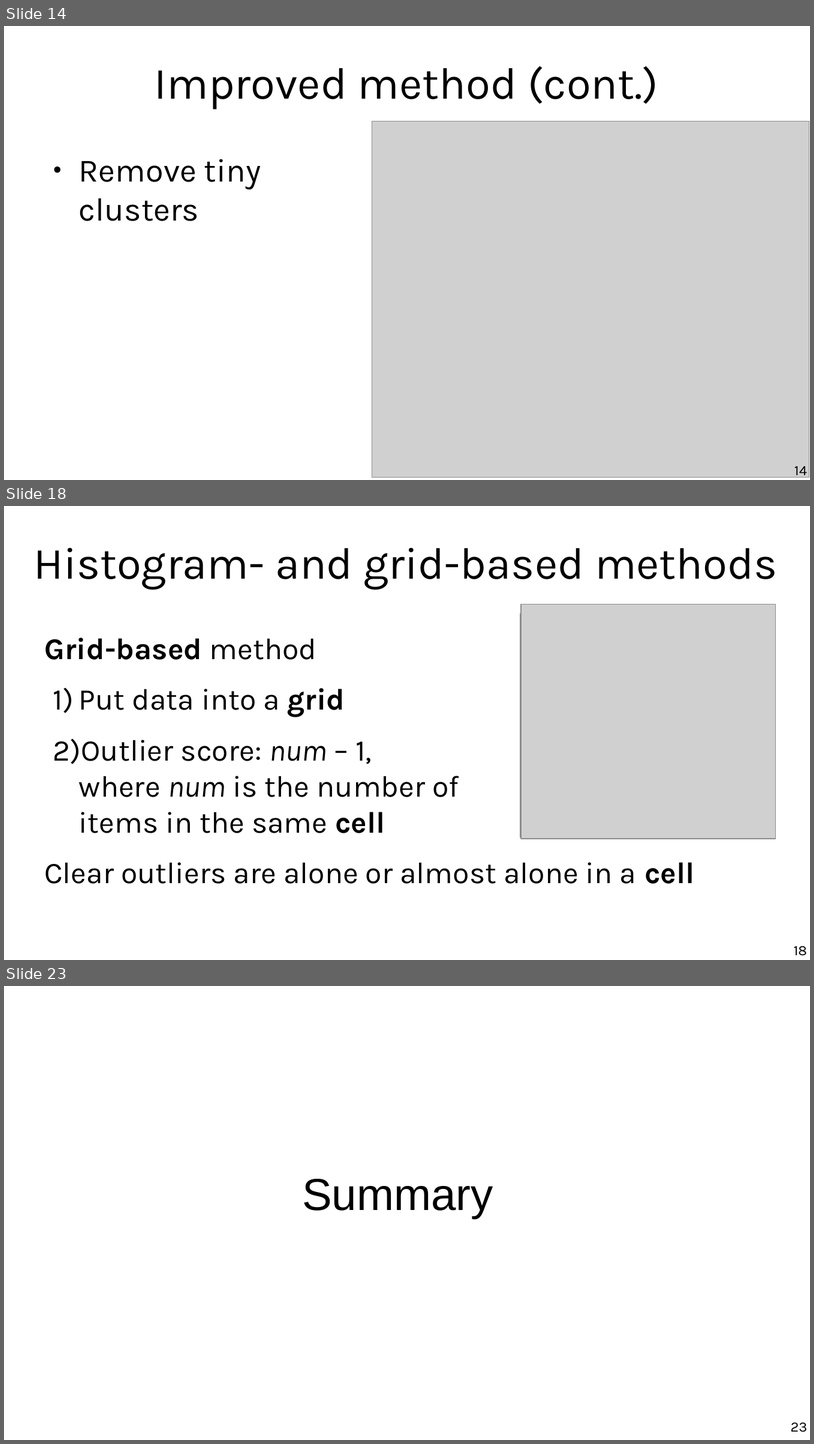
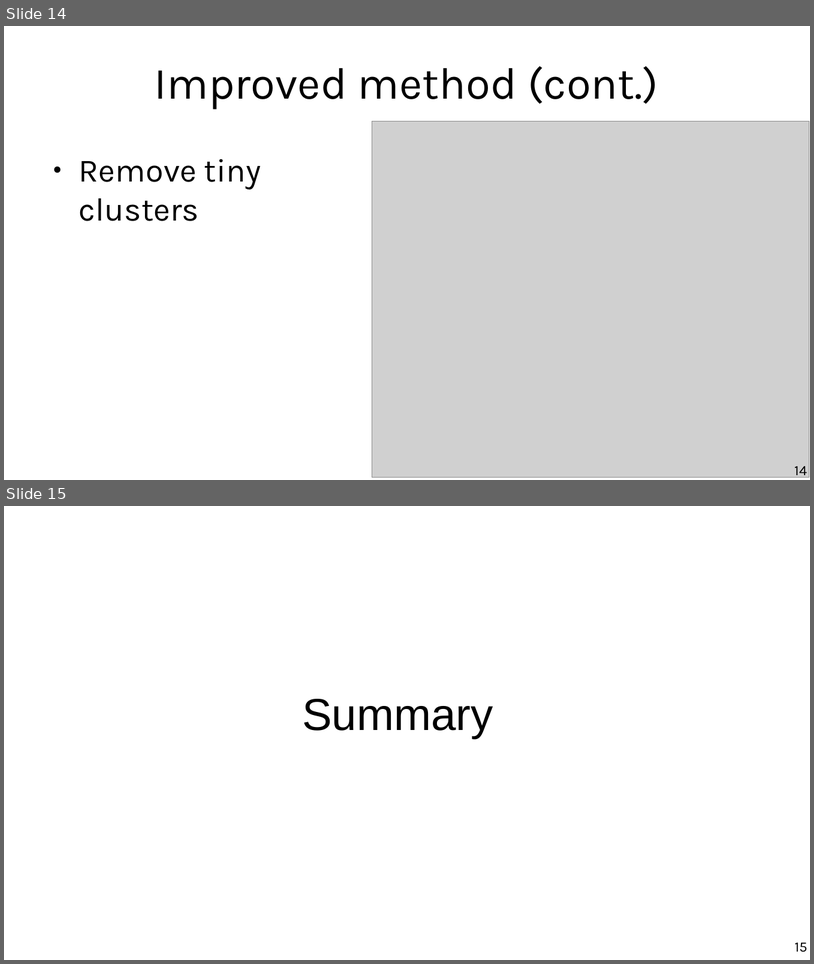
Before and after one commit to marco-calautti/data-mining-course, a slide deck: theory/odp/tt20_outliers_probability_density.odp. Shown one above the other, each under a label of ours: slides 14, 18 and 23 before the commit, slides 14 and 15 after it; the slides between them are not shown. The pictures are 814x1444 and 814x964 pixels, drawn with LibreOffice and Linux fonts; fonts in the diff are those of the drawing; grey boxes stand for pictures. Boxes give left, top, right and bottom in pixels: in the first picture for what was removed or moved away, otherwise in the second. Text is boxed around its words. In the diff, an @@ line names an element or a change of style, - is before the commit and + after.

```diff
--- a/theory/odp/tt20_outliers_probability_density.odp
+++ b/theory/odp/tt20_outliers_probability_density.odp
@@ slide 18 removed at [4,506,810,960], background #FFFFFF @@
@@ title removed at [33,547,778,589] @@
-Histogram- and grid-based methods
@@ picture removed at [521,613,771,837] @@
@@ picture removed at [521,604,776,838] @@
@@ text removed at [44,637,695,883] @@
-Grid-based method
-1) Put data into a grid
-2) Outlier score: num – 1,
-   where num is the number of
-   items in the same cell
-Clear outliers are alone or almost alone in a cell
@@ page number removed at [794,946,807,955] @@
-18
@@ what was slide 23 is now slide 15 @@
@@ page number at [795,942,807,952]: text changed @@
-23
+15
```
Also in this commit, not shown: 4 slides changed, 7 other slides removed, 2 other files.
